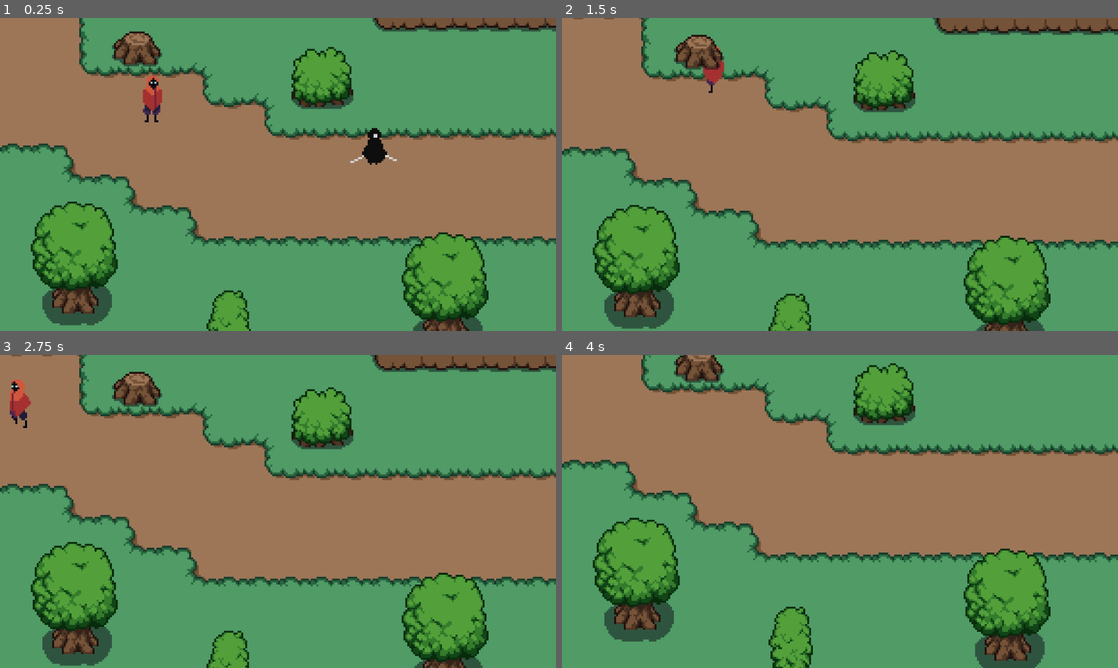
Above: before the commit, frames 1-4 (two rows, left to right).
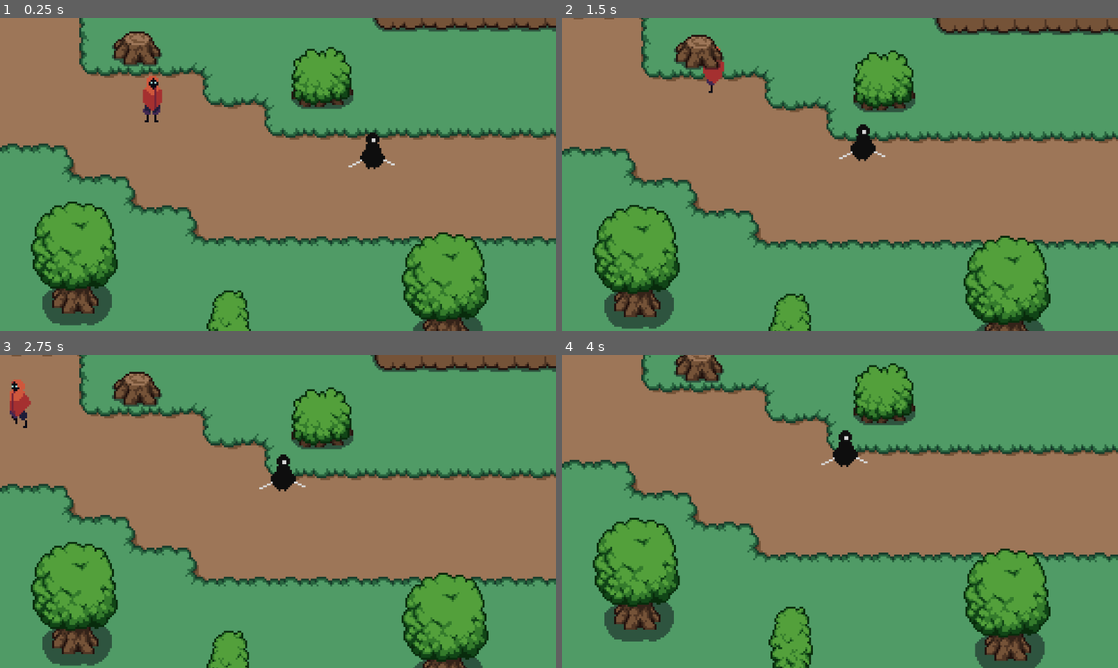
Above: after the commit, the same moments.

Repository: jeiss5349/Godot-RPG
Game: Godot game, scene res://scenes/world.tscn
Two runs of this game, one before a commit and one after it. Both use one fixed random seed, a clock stepped at 60 frames per second and the inputs below.
Inputs:
- Up to frame 1 (0.25 s): no input
- Up to frame 2 (1.5 s): hold Up (ui_up) from 0.53 s (still down); tap E (attack) at 0.6, 1.35 s
- Up to frame 3 (2.75 s): release Up (ui_up) at 2.03 s; hold Left (ui_left) from 2.03 s (still down); tap E (attack) at 2.1 s
- Up to frame 4 (4 s): tap E (attack) at 2.85, 3.6 s; tap Enter at 3.5 s; release Left (ui_left) at 3.53 s; hold Down (ui_down) from 3.53 s (still down)

The runs differ from the first frame. In frame 1, 0.2% of the frame differs, in the area x 62-72%, y 35-49%; in frame 2, 0.4%; in frame 3, 0.4%; in frame 4, 0.4%, in the area x 46-55%, y 24-36%.

Commit message:
changed move and collide to move and slide, change velocity and used global position instead of position

Diff:
--- a/rpg-pratice/scripts/assassin.gd
+++ b/rpg-pratice/scripts/assassin.gd
@@ -14,11 +14,16 @@
 func _physics_process(delta):
 	var input_vector = Vector2(0, 0)
 	if target != null:
-		input_vector = position.direction_to(target.position)
-		if position.distance_to(target.position) < 20:
+		input_vector = global_position.direction_to(target.global_position)
+		if global_position.distance_to(target.global_position) < 20:
 			input_vector = Vector2.ZERO
-		velocity = (input_vector * MAX_SPEED * delta)
-		move_and_collide(velocity)
+		if input_vector != Vector2.ZERO:
+			velocity = velocity.move_toward(input_vector * MAX_SPEED, ACCELERATION)
+		else:
+			velocity = velocity.move_toward(Vector2.ZERO, FRICTION)
+
+		# Single call to move_and_slide()
+		move_and_slide()
 		print(input_vector)
 		print(target.position)
 	if input_vector != Vector2(0, 0):
@@ -26,14 +31,14 @@
 			animationTree.set("parameters/Run/blend_position", input_vector)
 			animationState.travel("Run")
 
-			if(position.x - target.position.x) < 0:
+			if(global_position.x - target.global_position.x) < 0:
 				$Sprite2D.flip_h = true
 		else:
 			$Sprite2D.flip_h = false
 	else:
 		animationState.travel("Idle")
 		velocity = (Vector2(0, 0))
-		move_and_collide(velocity)
+		move_and_slide()
 
 	#move_and_slide()
 
